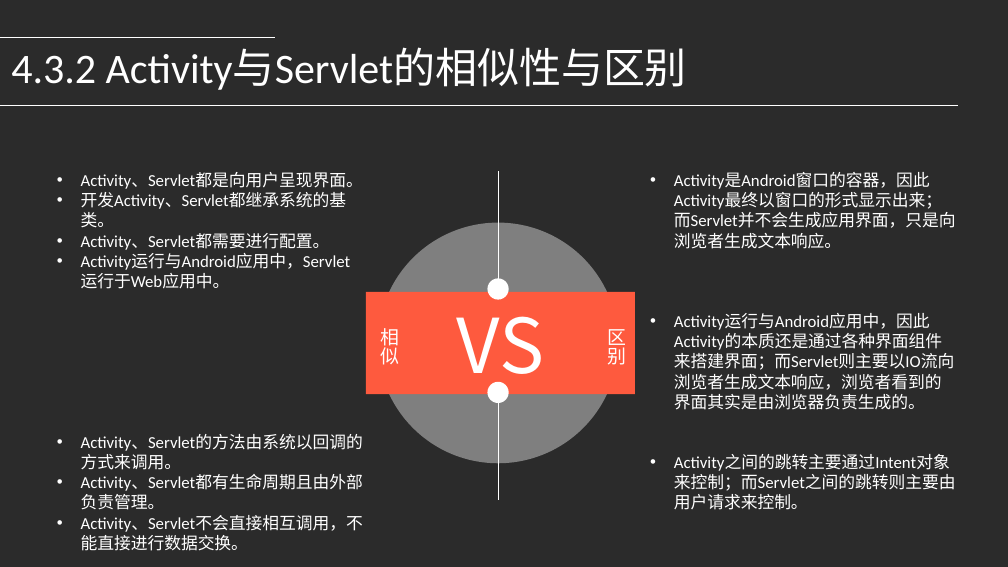
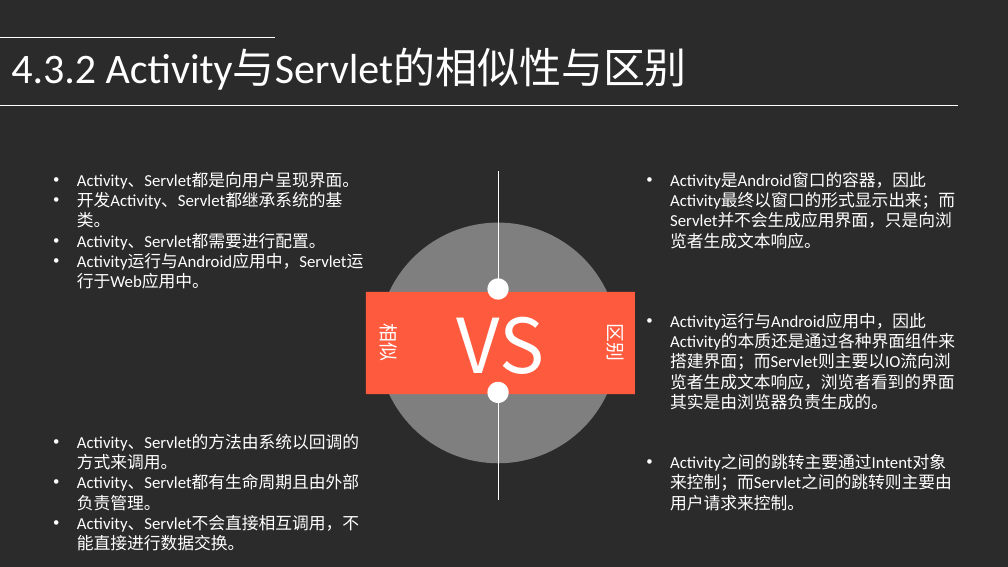
Before and after one commit to djuanbei/18Android1, a slide deck: slide 14 of ppt/ch4.pptx. Drawn at 1008x567 pixels with LibreOffice and Linux fonts; fonts in the diff are those of the drawing; background and template pictures are left out; a plain dark background stands for a picture behind light text. Boxes give left, top, right and bottom in pixels: in the first picture for what was removed or moved away, otherwise in the second. Text is boxed around its words. In the diff, an @@ line names an element or a change of style, - is before the commit and + after.

```diff
--- a/ppt/ch4.pptx
+++ b/ppt/ch4.pptx
@@ text "Activity、Servlet都是向用户呈现界面。" at bbox=[77, 173, 364, 551]: font Calibri to Noto Sans CJK SC in "Activity、Servlet都是向用户呈现界面。", "开发Activity、Servlet都继承系统的基类。", "Activity、Servlet都需要进行配置。", "Activity运行与Android应用中，Servlet运行于Web应用中。" and 3 more places @@
@@ text "Activity是Android窗口的容器，因此Activity最终以窗口的形式显示出来；而Servlet并不会生成应用 ..." at bbox=[670, 173, 955, 511]: font Calibri to Noto Sans CJK SC in "Activity是Android窗口的容器，因此Activity最终以窗口的形式显示出来；而Servlet并不会生成应用 ...", "Activity运行与Android应用中，因此Activity的本质还是通过各种界面组件来搭建界面；而Servlet则 ...", "Activity之间的跳转主要通过Intent对象来控制；而Servlet之间的跳转则主要由用户请求来控制。" @@
@@ text "VS": place and size @@
-text "VS" at bbox=[366, 292, 635, 394]
+text "VS" at bbox=[456, 296, 544, 392]
@@ text "VS" at bbox=[456, 296, 544, 392]: fill #FE5A3E to none @@
@@ rectangle added at bbox=[366, 292, 635, 394], fill #FE5A3E @@
@@ text "相似" at bbox=[376, 327, 403, 360]: rotation 0 to 90 degrees @@
@@ text "区别" at bbox=[603, 327, 630, 360]: rotation 0 to 90 degrees @@
```
Also in this commit, not shown: 23 other slides changed, 1 slide added.
